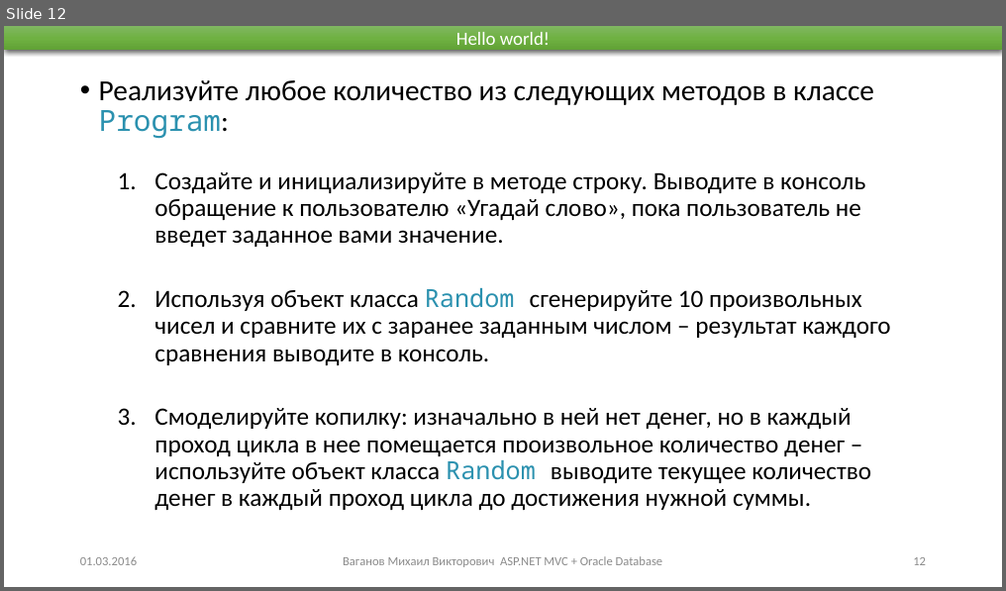
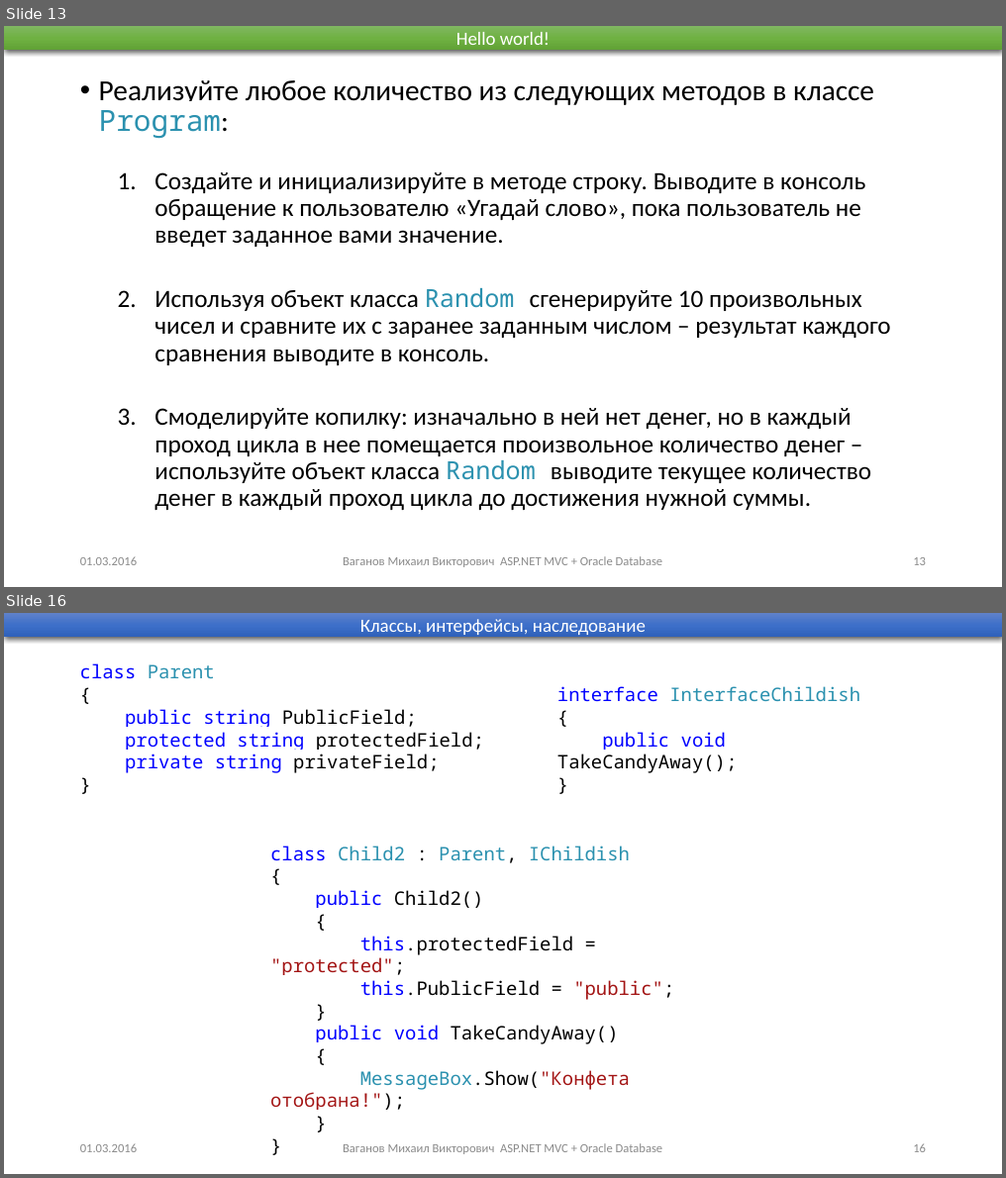
Before and after one commit to Mikhail-Vaganov/psu-applicants, a slide deck: Presentations/Занятие 1.pptx. Shown one above the other, each under a label of ours: slide 12 before the commit, slides 13 and 16 after it; the slides between them are not shown. The pictures are 1006x591 and 1006x1178 pixels, drawn with LibreOffice and Linux fonts; fonts in the diff are those of the drawing. Boxes give left, top, right and bottom in pixels: in the first picture for what was removed or moved away, otherwise in the second. Text is boxed around its words. In the diff, an @@ line names an element or a change of style, - is before the commit and + after.

```diff
--- a/Presentations/Занятие 1.pptx
+++ b/Presentations/Занятие 1.pptx
@@ slide 16 added at (4, 613, 1002, 1174), background #FFFFFF @@
@@ rectangle added at (4, 613, 1002, 637), fill gradient #6183CB to #3E70CA to #3062BB, 18 pt, text #FFFFFF @@
+Классы, интерфейсы, наследование
@@ text added at (80, 663, 484, 773), 18 pt, text #0000FF @@
+class Parent
+{
+public string PublicField;
+protected string protectedField;
+private string privateField;
+}
@@ text added at (557, 686, 860, 773), 18 pt, text #0000FF @@
+interface InterfaceChildish
+{
+public void TakeCandyAway();
+}
@@ text added at (270, 846, 674, 1110), 18 pt, text #000000 @@
+class Child2 : Parent, IChildish
+{
+public Child2()
+{
+this.protectedField = "protected";
+this.PublicField = "public";
+}
+public void TakeCandyAway()
+{
+MessageBox.Show("Конфета отобрана!");
+}
+}
@@ text added at (80, 1144, 137, 1153), 12 pt, text #8C8C8C @@
+01.03.2016
@@ text added at (343, 1144, 663, 1155), 12 pt, text #8C8C8C @@
+Ваганов Михаил Викторович ASP.NET MVC + Oracle Database
@@ page number added at (913, 1144, 926, 1153), 12 pt, text #8C8C8C @@
+16
@@ what was slide 12 is now slide 13 @@
```
Also in this commit, not shown: 3 slides changed, 5 other slides added, 6 other files.
